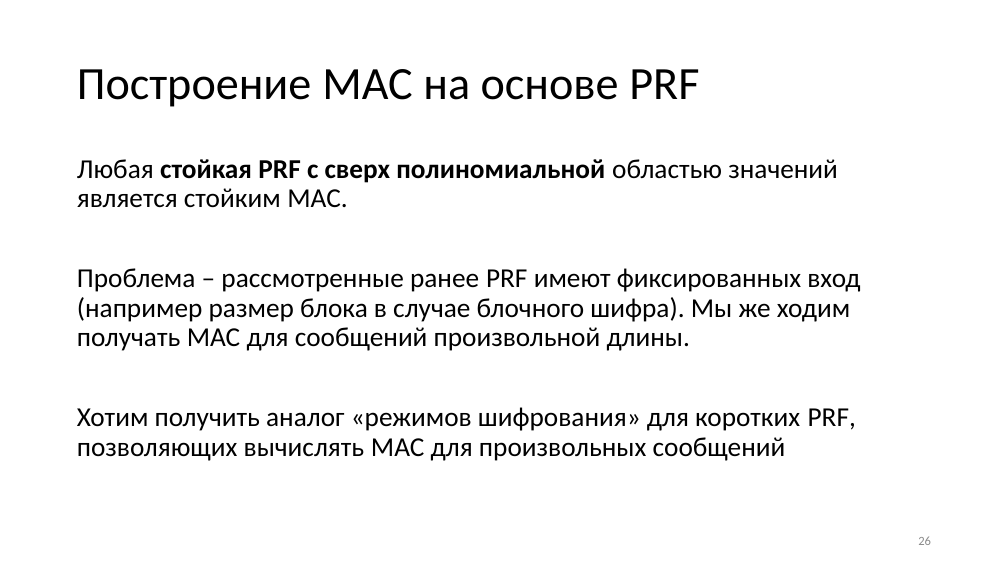
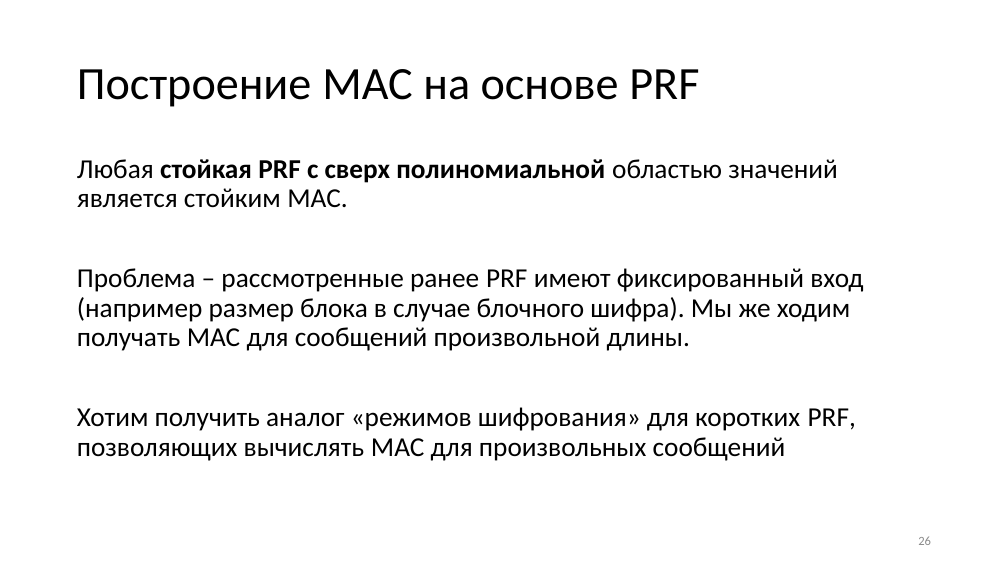
Before and after one commit to GeorgyFirsov-s-forks/CryptoLectures, a slide deck: slide 26 of Lectures/Lecture9.pptx. Drawn at 1008x567 pixels with LibreOffice and Linux fonts; fonts in the diff are those of the drawing. Boxes give left, top, right and bottom in pixels: in the first picture for what was removed or moved away, otherwise in the second. Text is boxed around its words. In the diff, an @@ line names an element or a change of style, - is before the commit and + after.

```diff
--- a/Lectures/Lecture9.pptx
+++ b/Lectures/Lecture9.pptx
@@ text at [77, 268, 863, 351]: text changed @@
-Проблема – рассмотренные ранее PRF имеют фиксированных вход (например размер блока в случае блочного шифра). Мы же ходим получать MAC для сообщений произвольной длины.
+Проблема – рассмотренные ранее PRF имеют фиксированный вход (например размер блока в случае блочного шифра). Мы же ходим получать MAC для сообщений произвольной длины.
```
Also in this commit, not shown: 1 other slide changed, 1 other file.
